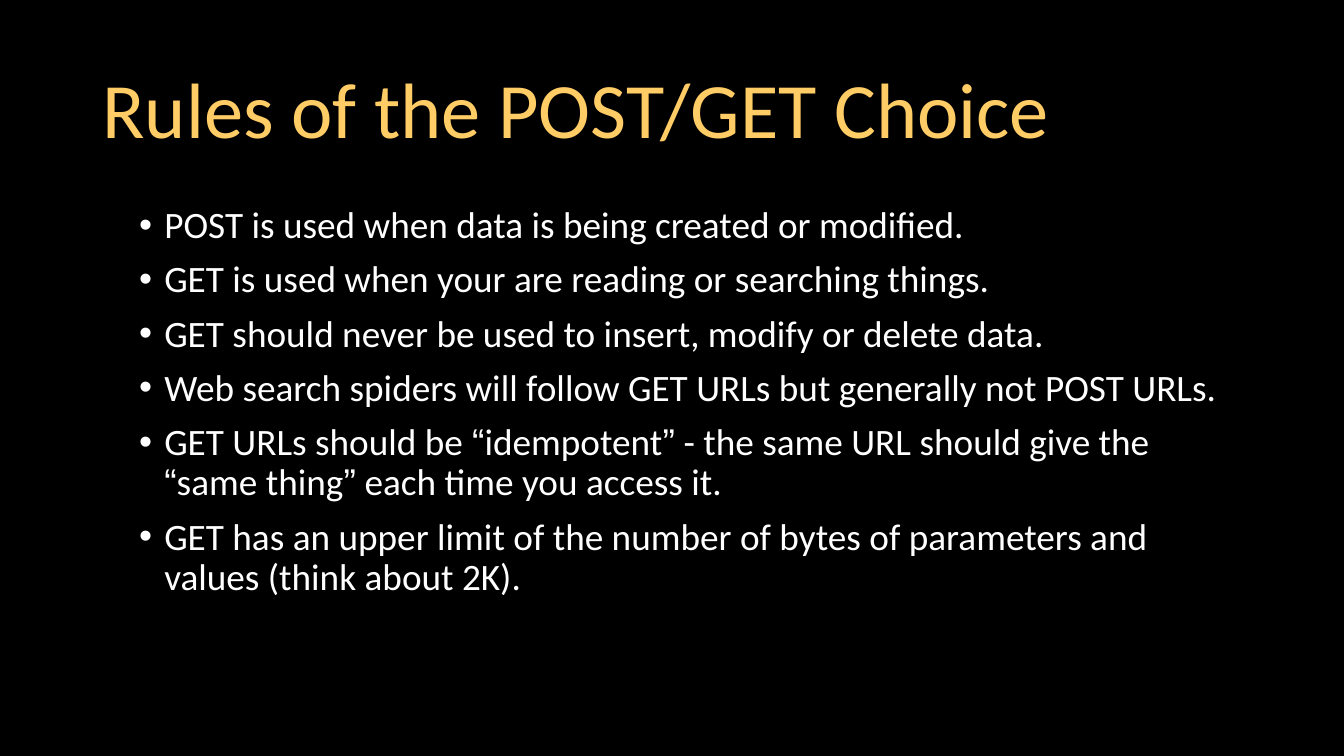
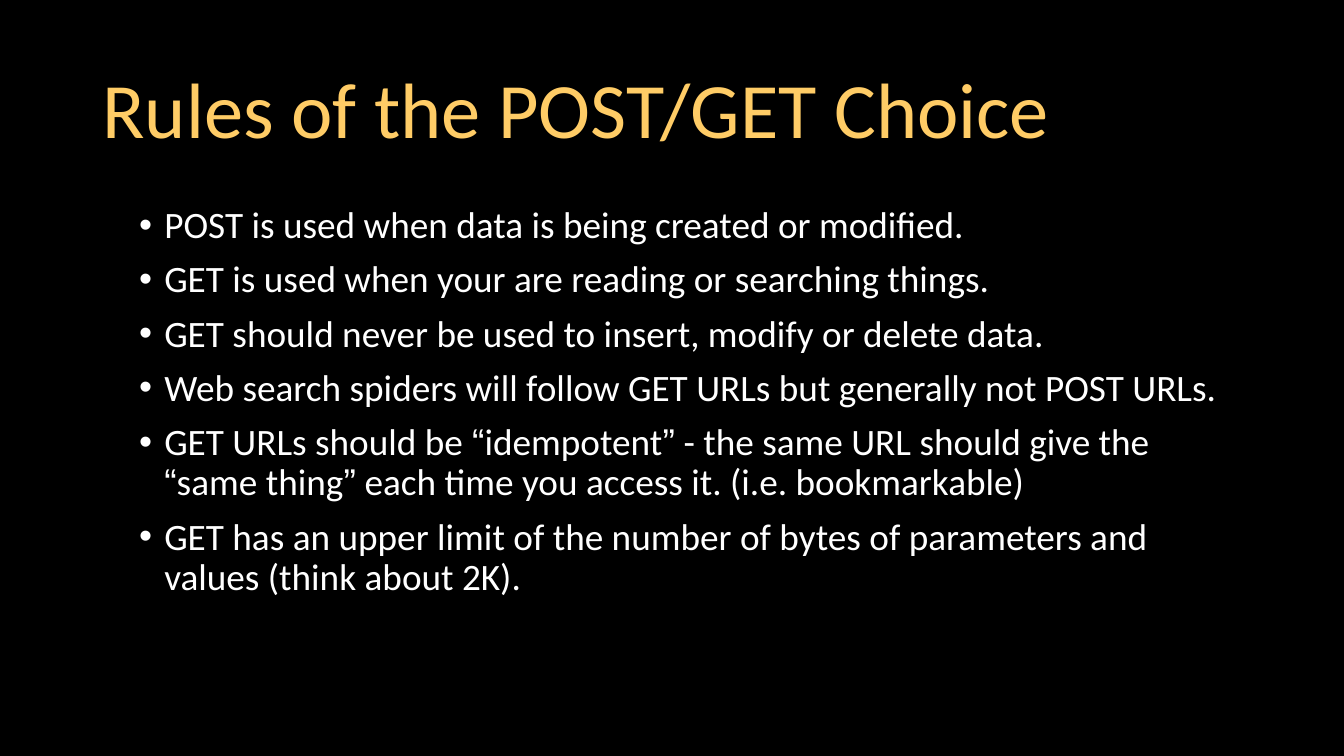
Before and after one commit to csev/dj4e, a slide deck: slide 8 of lectures/DJ-10-Forms-HTML.pptx. Drawn at 1344x756 pixels with LibreOffice and Linux fonts; fonts in the diff are those of the drawing. Boxes give left, top, right and bottom in pixels: in the first picture for what was removed or moved away, otherwise in the second. Text is boxed around its words. In the diff, an @@ line names an element or a change of style, - is before the commit and + after.

```diff
--- a/lectures/DJ-10-Forms-HTML.pptx
+++ b/lectures/DJ-10-Forms-HTML.pptx
@@ text at (164,429,1150,502): text changed @@
-• GET URLs should be “idempotent” - the same URL should give the “same thing” each time you access it.
+• GET URLs should be “idempotent” - the same URL should give the “same thing” each time you access it. (i.e. bookmarkable)
```
Also in this commit, not shown: 2 other files.
